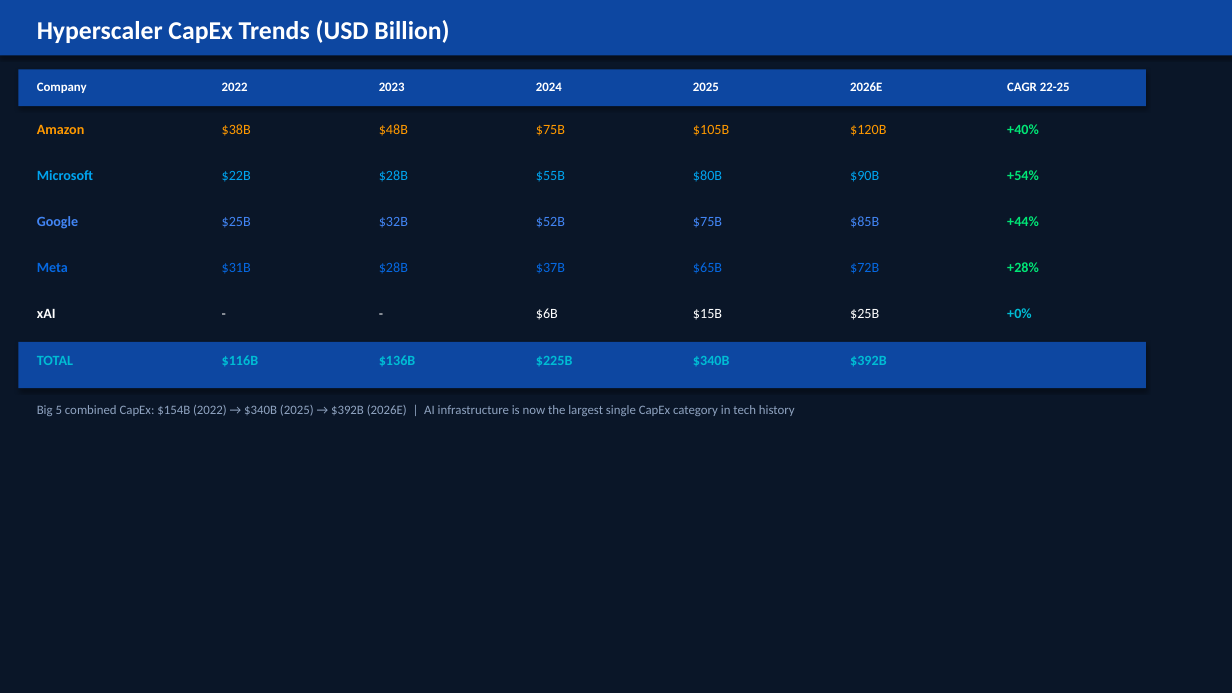
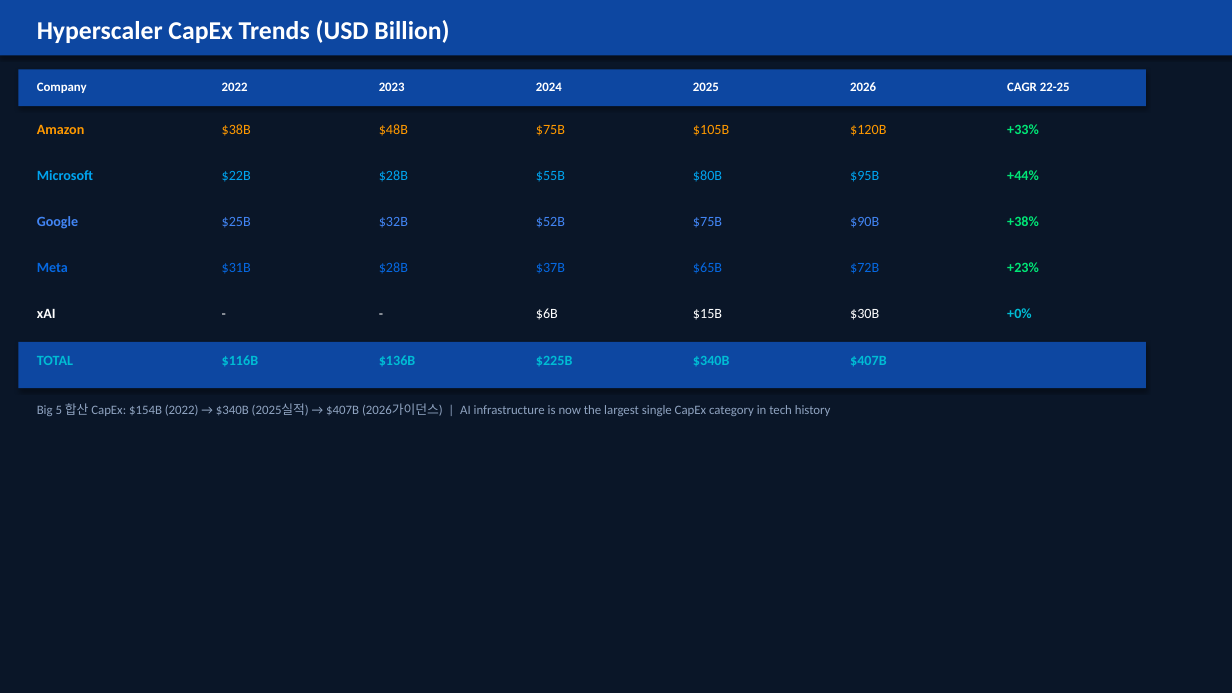
Before and after one commit to abcd00ou/Claude, a slide deck: slide 5 of AI_SCM/outputs/pptx/ai_scm_20260324.pptx. Drawn at 1232x693 pixels with LibreOffice and Linux fonts; fonts in the diff are those of the drawing. Boxes give left, top, right and bottom in pixels: in the first picture for what was removed or moved away, otherwise in the second. Text is boxed around its words. In the diff, an @@ line names an element or a change of style, - is before the commit and + after.

```diff
--- a/AI_SCM/outputs/pptx/ai_scm_20260324.pptx
+++ b/AI_SCM/outputs/pptx/ai_scm_20260324.pptx
@@ text at (850,82,876,91): text changed @@
-2026E
+2026
@@ text at (1007,124,1039,134): text changed @@
-+40%
++33%
@@ text added at (850,171,879,182), 11 pt, text #00A4EF @@
+$95B
@@ text "+44%": place and size @@
-text "+44%" at (1007,216,1039,226)
+text "+44%" at (1007,170,1039,180)
@@ text removed at (1007,170,1039,180) @@
-+54%
@@ text "$90B": place and size @@
-text "$90B" at (850,171,879,182)
+text "$90B" at (850,217,879,228)
@@ text "$90B" at (850,217,879,228): text colour #00A4EF to #4285F4 @@
@@ text removed at (850,216,879,228) @@
-$85B
@@ text added at (1007,216,1039,226), 11 pt, text #00E676, bold @@
++38%
@@ text at (1007,262,1039,272): text changed @@
-+28%
++23%
@@ text at (850,309,879,320): text changed @@
-$25B
+$30B
@@ text at (850,356,887,367): text changed @@
-$392B
+$407B
@@ text at (37,403,831,416): text changed @@
-Big 5 combined CapEx: $154B (2022) → $340B (2025) → $392B (2026E) | AI infrastructure is now the largest single CapEx category in tech history
+Big 5 합산 CapEx: $154B (2022) → $340B (2025실적) → $407B (2026가이던스) | AI infrastructure is now the largest single CapEx category in tech history
```
Also in this commit, not shown: 4 other slides changed, 12 other files.
